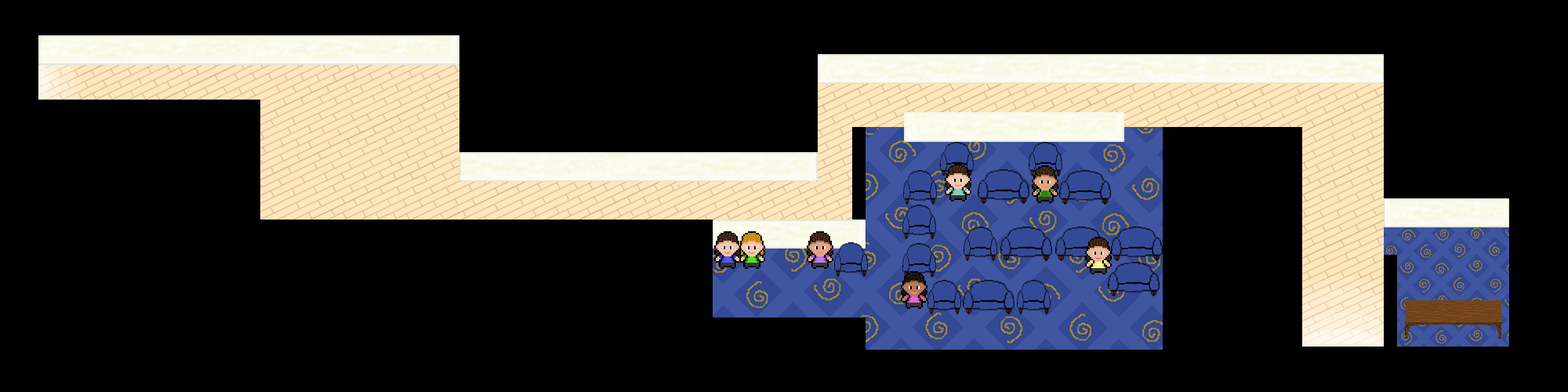
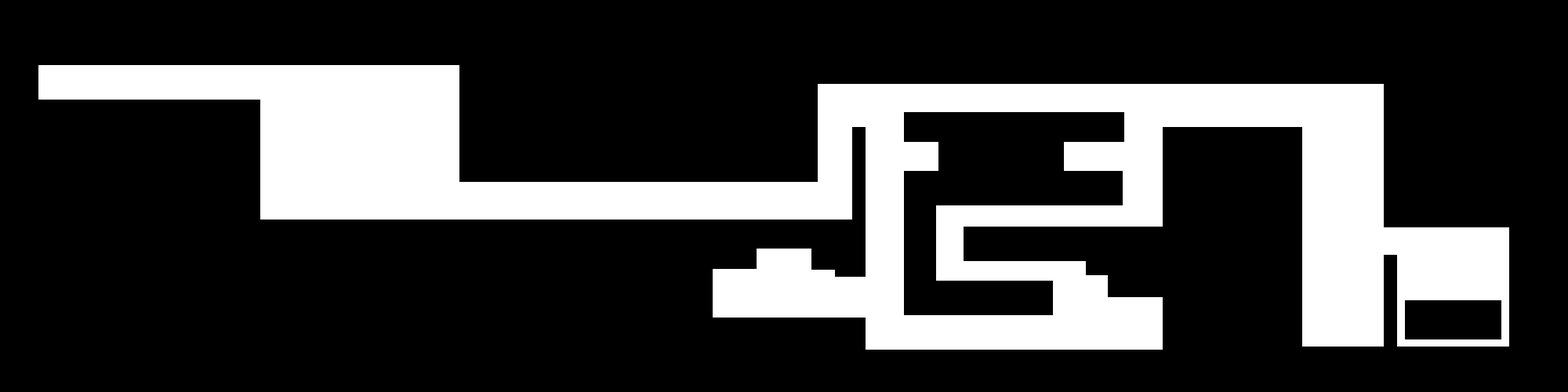
Layer changes from the first w=1568, h=392 image to the second:
hid "trainers" over <box>714,163,1112,309</box>
hid "furniture" over <box>834,141,1502,339</box>
hid "Walls" over <box>38,35,1510,249</box>
hid "Main Entrance Light" over <box>1302,276,1384,347</box>
hid "Side Entrance Light" over <box>38,65,82,100</box>
hid "Floor" over <box>38,65,1510,350</box>
painted on "MASK" over <box>260,99,460,182</box>
